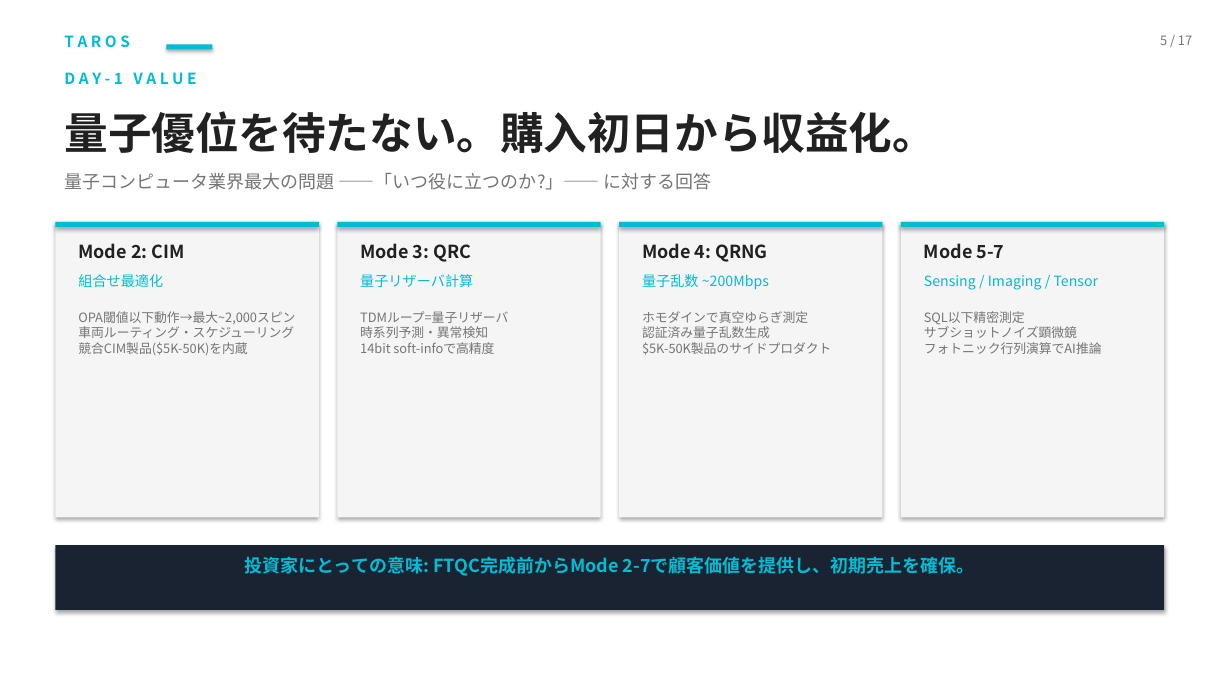
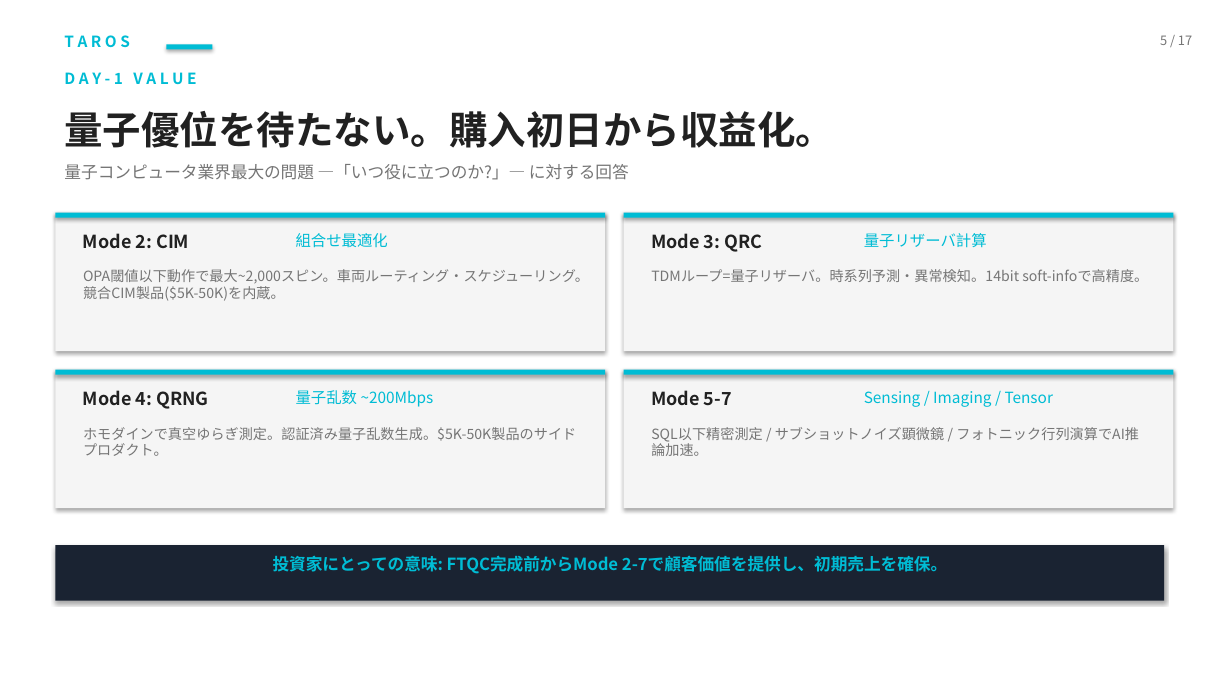
Before and after one commit to TomohiroTani28/Taros, a slide deck: slide 5 of assets/TAROS_Investor_Pitch_Revised.pptx. Drawn at 1232x693 pixels with LibreOffice and Linux fonts; fonts in the diff are those of the drawing. Boxes give left, top, right and bottom in pixels: in the first picture for what was removed or moved away, otherwise in the second. Text is boxed around its words. In the diff, an @@ line names an element or a change of style, - is before the commit and + after.

```diff
--- a/assets/TAROS_Investor_Pitch_Revised.pptx
+++ b/assets/TAROS_Investor_Pitch_Revised.pptx
@@ text "量子優位を待たない。購入初日から収益化。" at box(64, 111, 834, 148): size 34 to 30 pt @@
@@ text at box(64, 164, 629, 180): text changed; size 14 to 13 pt @@
-量子コンピュータ業界最大の問題 ——「いつ役に立つのか?」—— に対する回答
+量子コンピュータ業界最大の問題 —「いつ役に立つのか?」— に対する回答
@@ rectangle: place and size @@
-rectangle at box(55, 222, 319, 227)
+rectangle at box(55, 213, 605, 218)
@@ rectangle: place and size @@
-rectangle at box(55, 222, 319, 518)
+rectangle at box(55, 213, 605, 351)
@@ text "Mode 2: CIM": place and size @@
-text "Mode 2: CIM" at box(78, 243, 185, 259)
+text "Mode 2: CIM" at box(83, 233, 189, 249)
@@ text "組合せ最適化": place and size @@
-text "組合せ最適化" at box(78, 274, 163, 287)
+text "組合せ最適化" at box(296, 233, 388, 248)
@@ rectangle: place and size @@
-rectangle at box(337, 222, 601, 227)
+rectangle at box(624, 213, 1174, 218)
@@ rectangle: place and size @@
-rectangle at box(337, 222, 601, 518)
+rectangle at box(624, 213, 1174, 351)
@@ text "Mode 3: QRC": place and size @@
-text "Mode 3: QRC" at box(360, 243, 471, 262)
+text "Mode 3: QRC" at box(651, 233, 763, 252)
@@ text "量子リザーバ計算": place and size @@
-text "量子リザーバ計算" at box(360, 274, 473, 287)
+text "量子リザーバ計算" at box(864, 233, 987, 248)
@@ text at box(83, 269, 589, 301): text changed; size 10 to 11 pt @@
-OPA閾値以下動作→最大~2,000スピン
-車両ルーティング・スケジューリング
-競合CIM製品($5K-50K)を内蔵
+OPA閾値以下動作で最大~2,000スピン。車両ルーティング・スケジューリング。競合CIM製品($5K-50K)を内蔵。
@@ text at box(651, 269, 1148, 282): text changed; size 10 to 11 pt @@
-TDMループ=量子リザーバ
-時系列予測・異常検知
-14bit soft-infoで高精度
+TDMループ=量子リザーバ。時系列予測・異常検知。14bit soft-infoで高精度。
@@ rectangle: place and size @@
-rectangle at box(619, 222, 883, 227)
+rectangle at box(55, 370, 605, 375)
@@ rectangle: place and size @@
-rectangle at box(619, 222, 883, 518)
+rectangle at box(55, 370, 605, 508)
@@ text "Mode 4: QRNG": place and size @@
-text "Mode 4: QRNG" at box(642, 243, 767, 262)
+text "Mode 4: QRNG" at box(83, 390, 208, 409)
@@ size 11 to 12 pt in 4 elements at box(864, 391, 1053, 407), box(296, 233, 388, 248), box(864, 233, 987, 248), box(296, 390, 434, 407) @@
@@ text "量子乱数 ~200Mbps": place and size @@
-text "量子乱数 ~200Mbps" at box(642, 274, 769, 290)
+text "量子乱数 ~200Mbps" at box(296, 390, 434, 407)
@@ rectangle: place and size @@
-rectangle at box(901, 222, 1165, 518)
+rectangle at box(624, 370, 1174, 508)
@@ rectangle: place and size @@
-rectangle at box(901, 222, 1165, 227)
+rectangle at box(624, 370, 1174, 375)
@@ text "Mode 5-7": place and size @@
-text "Mode 5-7" at box(924, 243, 1005, 259)
+text "Mode 5-7" at box(651, 390, 732, 406)
@@ text "Sensing / Imaging / Tensor": place and size @@
-text "Sensing / Imaging / Tensor" at box(924, 275, 1099, 290)
+text "Sensing / Imaging / Tensor" at box(864, 391, 1053, 407)
@@ text at box(83, 427, 576, 456): text changed; size 10 to 11 pt @@
-ホモダインで真空ゆらぎ測定
-認証済み量子乱数生成
-$5K-50K製品のサイドプロダクト
+ホモダインで真空ゆらぎ測定。認証済み量子乱数生成。$5K-50K製品のサイドプロダクト。
@@ text at box(651, 427, 1139, 456): text changed; size 10 to 11 pt @@
-SQL以下精密測定
-サブショットノイズ顕微鏡
-フォトニック行列演算でAI推論
+SQL以下精密測定 / サブショットノイズ顕微鏡 / フォトニック行列演算でAI推論加速。
@@ rectangle: place and size @@
-rectangle at box(55, 545, 1165, 610)
+rectangle at box(55, 545, 1165, 601)
@@ text "投資家にとっての意味: FTQC完成前からMode 2-7で顧客価値を提供し、初期売上を確保。" at box(273, 556, 947, 574): size 14 to 13 pt @@
```
Also in this commit, not shown: 16 other slides changed, 2 other files.
